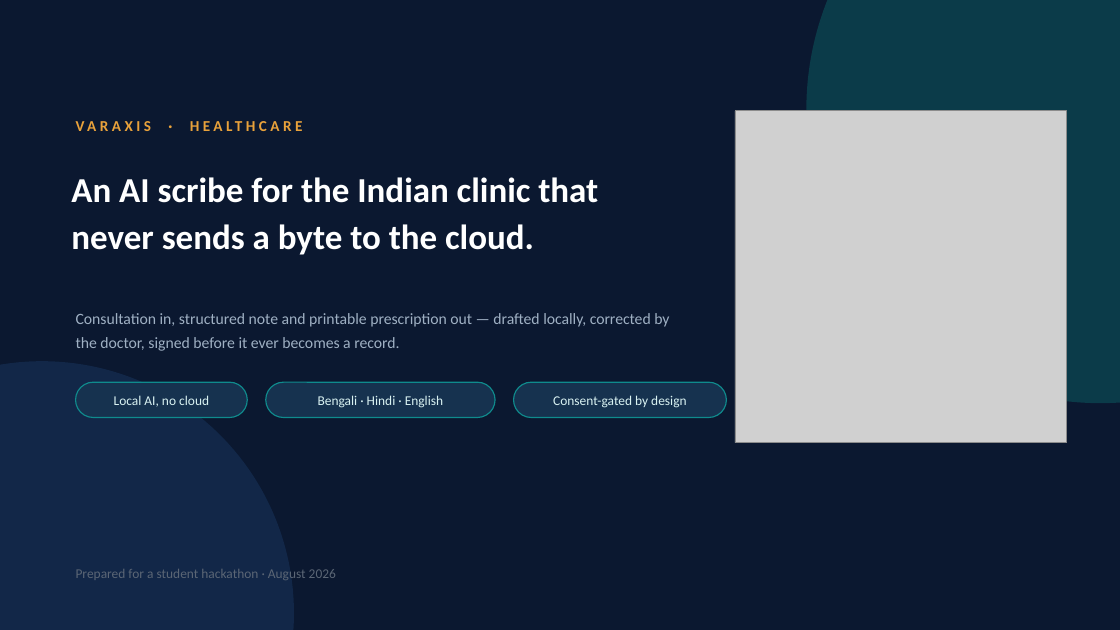
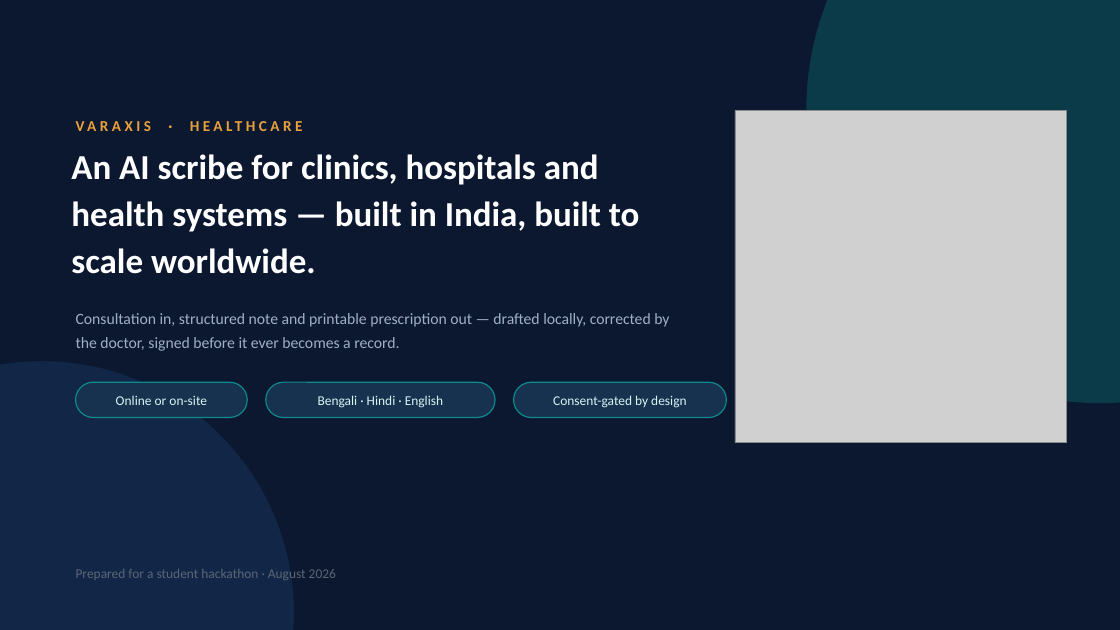
Before and after one commit to realishaanseal/clinicos, a slide deck: slide 1 of artifacts/ClinicOS_Hackathon_Deck.pptx. Drawn at 1120x630 pixels with LibreOffice and Linux fonts; fonts in the diff are those of the drawing; grey boxes stand for pictures. Boxes give left, top, right and bottom in pixels: in the first picture for what was removed or moved away, otherwise in the second. Text is boxed around its words. In the diff, an @@ line names an element or a change of style, - is before the commit and + after.

```diff
--- a/artifacts/ClinicOS_Hackathon_Deck.pptx
+++ b/artifacts/ClinicOS_Hackathon_Deck.pptx
@@ text at box(71, 154, 640, 274): text changed @@
-An AI scribe for the Indian clinic that never sends a byte to the cloud.
+An AI scribe for clinics, hospitals and health systems — built in India, built to scale worldwide.
@@ text at box(116, 396, 207, 405): text changed @@
-Local AI, no cloud
+Online or on-site
```
Also in this commit, not shown: 6 other slides changed, 10 other files.
